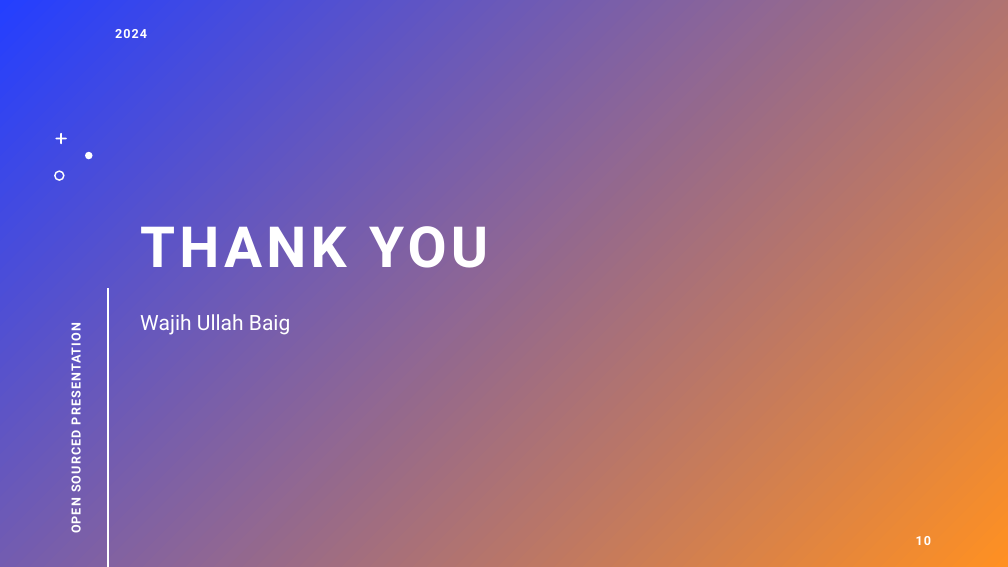
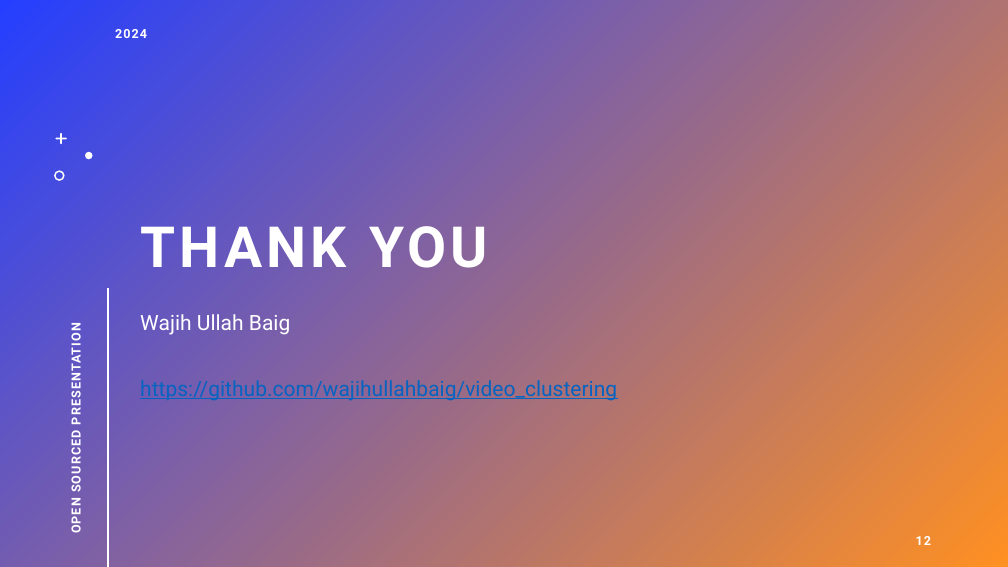
Before and after one commit to wajihullahbaig/talks, a slide deck: slide 12 of Video Clustering using image descriptors.pptx (slide 10 before the commit). Drawn at 1008x567 pixels with LibreOffice and Linux fonts; fonts in the diff are those of the drawing. Boxes give left, top, right and bottom in pixels: in the first picture for what was removed or moved away, otherwise in the second. Text is boxed around its words. In the diff, an @@ line names an element or a change of style, - is before the commit and + after.

```diff
--- a/Video Clustering using image descriptors.pptx
+++ b/Video Clustering using image descriptors.pptx
@@ text at (x1=140, y1=377, x2=617, y2=403): paragraph added @@
+https://github.com/wajihullahbaig/video_clustering
@@ page number at (x1=916, y1=536, x2=931, y2=545): text changed @@
-10
+12
```
Also in this commit, not shown: 2 other slides changed, 3 slides added, 1 slide removed.
